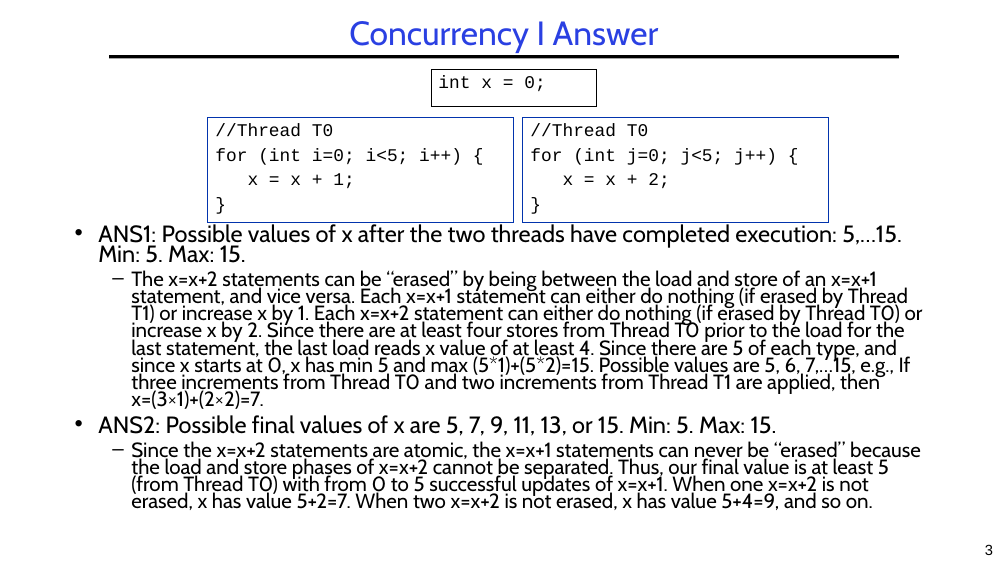
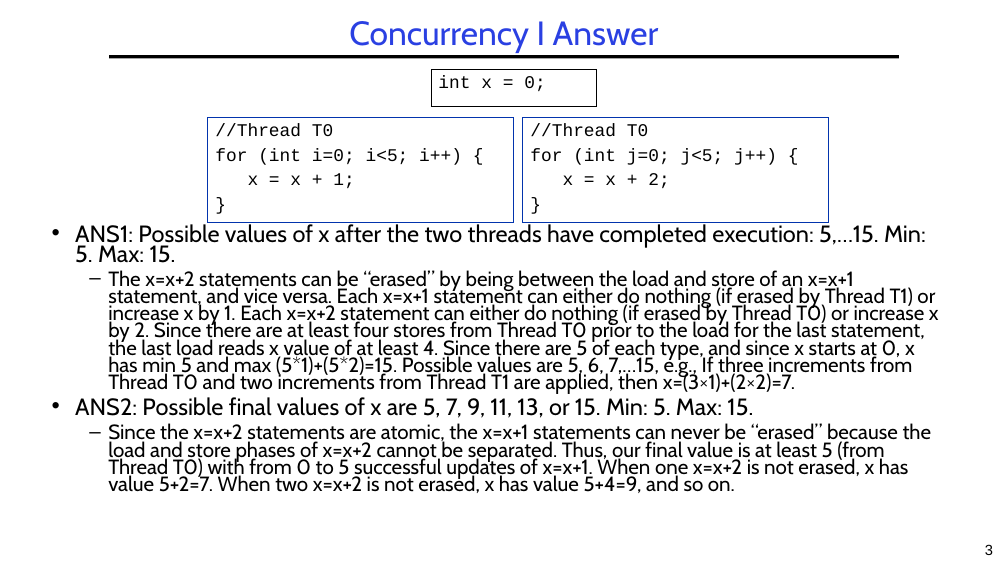
Before and after one commit to guhofstra/CSC256Fa25, a slide deck: slide 3 of PPTs/L3-Exercises ANS.pptx. Drawn at 1008x567 pixels with LibreOffice and Linux fonts; fonts in the diff are those of the drawing. Boxes give left, top, right and bottom in pixels: in the first picture for what was removed or moved away, otherwise in the second. Text is boxed around its words. In the diff, an @@ line names an element or a change of style, - is before the commit and + after.

```diff
--- a/PPTs/L3-Exercises ANS.pptx
+++ b/PPTs/L3-Exercises ANS.pptx
@@ text "ANS1: Possible values of x ..." rewrapped from [98, 222, 923, 510] to [75, 222, 939, 493] @@
```
Also in this commit, not shown: 6 other slides changed, 4 other files.
